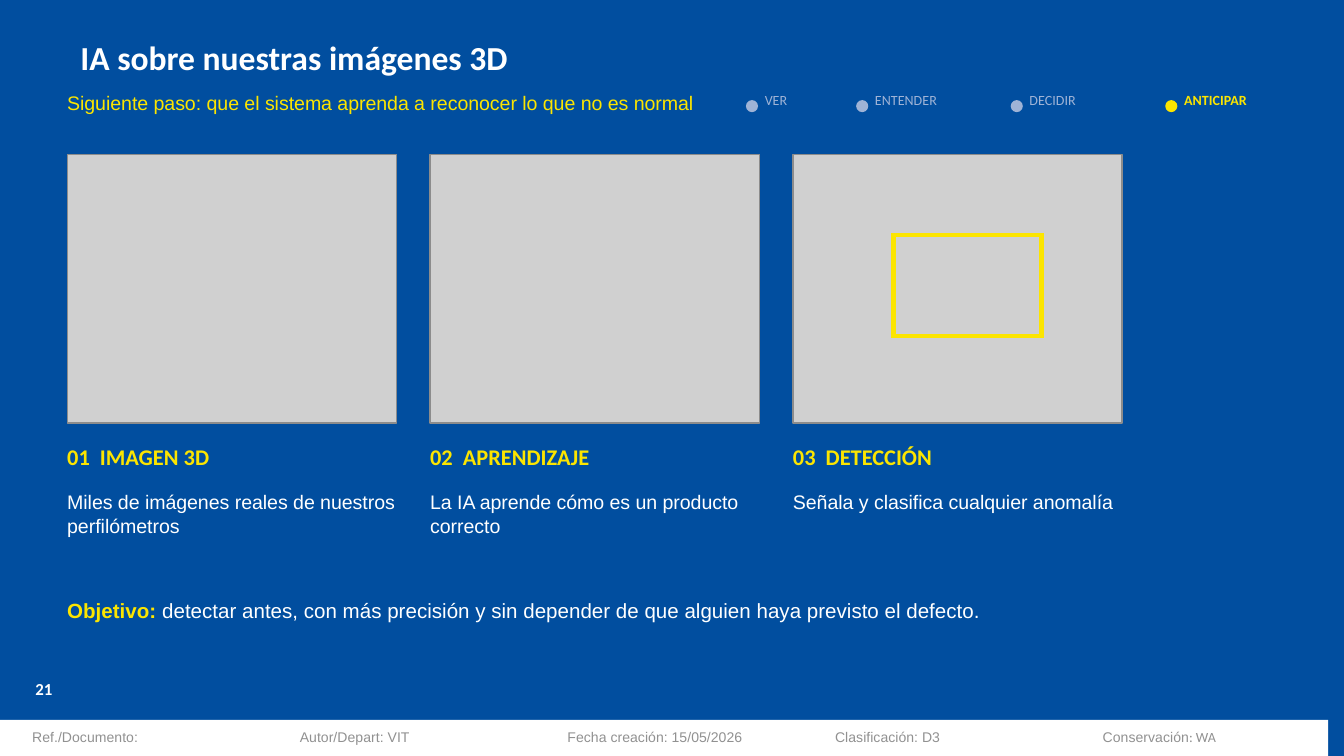
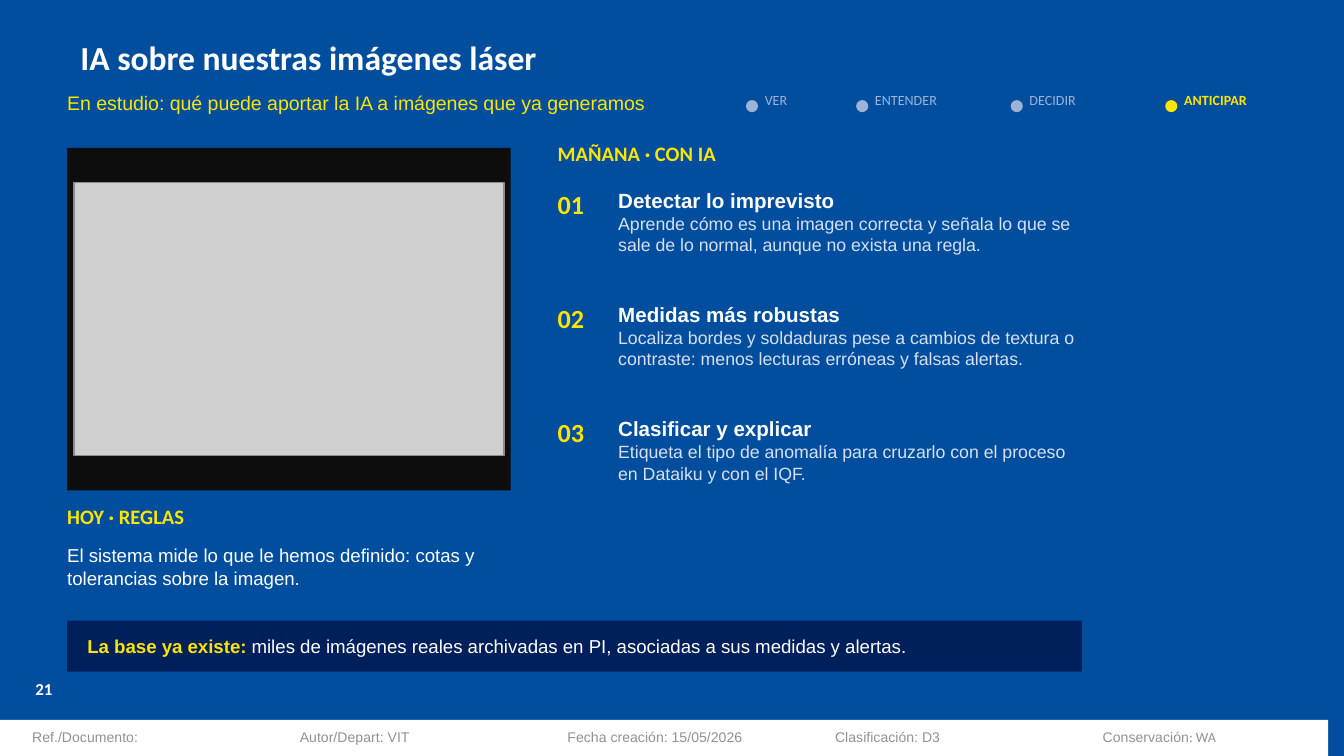
Before and after one commit to Asierenux/blank-app, a slide deck: slide 21 of presentaciones/Michelin_Hyundai_Fabricacion_Digital_ES.pptx. Drawn at 1344x756 pixels with LibreOffice and Linux fonts; fonts in the diff are those of the drawing; grey boxes stand for pictures; background and template pictures are left out. Boxes give left, top, right and bottom in pixels: in the first picture for what was removed or moved away, otherwise in the second. Text is boxed around its words. In the diff, an @@ line names an element or a change of style, - is before the commit and + after.

```diff
--- a/presentaciones/Michelin_Hyundai_Fabricacion_Digital_ES.pptx
+++ b/presentaciones/Michelin_Hyundai_Fabricacion_Digital_ES.pptx
@@ title at (80,46,536,76): text changed @@
-IA sobre nuestras imágenes 3D
+IA sobre nuestras imágenes láser
@@ text at (67,95,644,114): text changed @@
-Siguiente paso: que el sistema aprenda a reconocer lo que no es normal
+En estudio: qué puede aportar la IA a imágenes que ya generamos
@@ rectangle added at (67,148,511,491), fill #0D0D0D @@
@@ text added at (558,144,716,161), 11 pt, text #FCE500, bold @@
+MAÑANA · CON IA
@@ picture removed at (430,155,759,423) @@
@@ picture removed at (793,155,1122,423) @@
@@ picture: place and size @@
-picture at (67,155,396,423)
+picture at (74,183,504,456)
@@ text added at (558,197,584,214), 14 pt, text #FCE500, bold @@
+01
@@ text added at (618,193,1071,255), 9.5 pt, text #D6E0F0 @@
+Detectar lo imprevisto
+Aprende cómo es una imagen correcta y señala lo que se sale de lo normal, aunque no exista una regla.
@@ rectangle removed at (894,235,1042,336) @@
@@ text at (558,311,584,328): text changed; size 12 to 14 pt @@
-02 APRENDIZAJE
+02
@@ text added at (618,307,1074,369), 9.5 pt, text #D6E0F0 @@
+Medidas más robustas
+Localiza bordes y soldaduras pese a cambios de textura o contraste: menos lecturas erróneas y falsas alertas.
@@ text at (558,425,584,442): text changed; size 12 to 14 pt @@
-03 DETECCIÓN
+03
@@ text at (618,421,1065,484): text changed; size 11 to 9.5 pt; text colour #FFFFFF to #D6E0F0 @@
-Objetivo: detectar antes, con más precisión y sin depender de que alguien haya previsto el defecto.
+Clasificar y explicar
+Etiqueta el tipo de anomalía para cruzarlo con el proceso en Dataiku y con el IQF.
@@ text removed at (67,450,209,465) @@
-01 IMAGEN 3D
@@ text removed at (430,494,739,534) @@
-La IA aprende cómo es un producto correcto
@@ text removed at (793,494,1113,513) @@
-Señala y clasifica cualquier anomalía
@@ text at (67,510,184,524): text changed; size 10.5 to 11 pt; font Arial to Calibri; text colour #FFFFFF to #FCE500; bold on @@
-Miles de imágenes reales de nuestros perfilómetros
+HOY · REGLAS
@@ text added at (67,548,474,589), 10 pt, text #FFFFFF @@
+El sistema mide lo que le hemos definido: cotas y tolerancias sobre la imagen.
@@ rectangle added at (67,621,1082,672), fill #00205B @@
@@ text added at (87,639,906,657), 10 pt, text #FFFFFF @@
+La base ya existe: miles de imágenes reales archivadas en PI, asociadas a sus medidas y alertas.
```
Also in this commit, not shown: 1 slide added, 1 slide removed.
